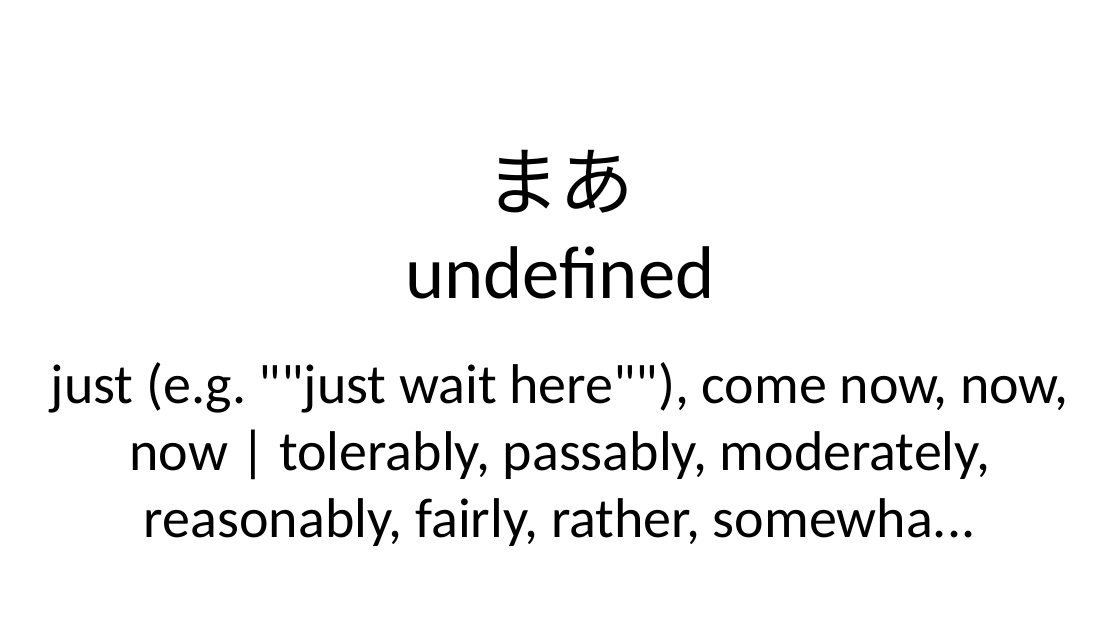
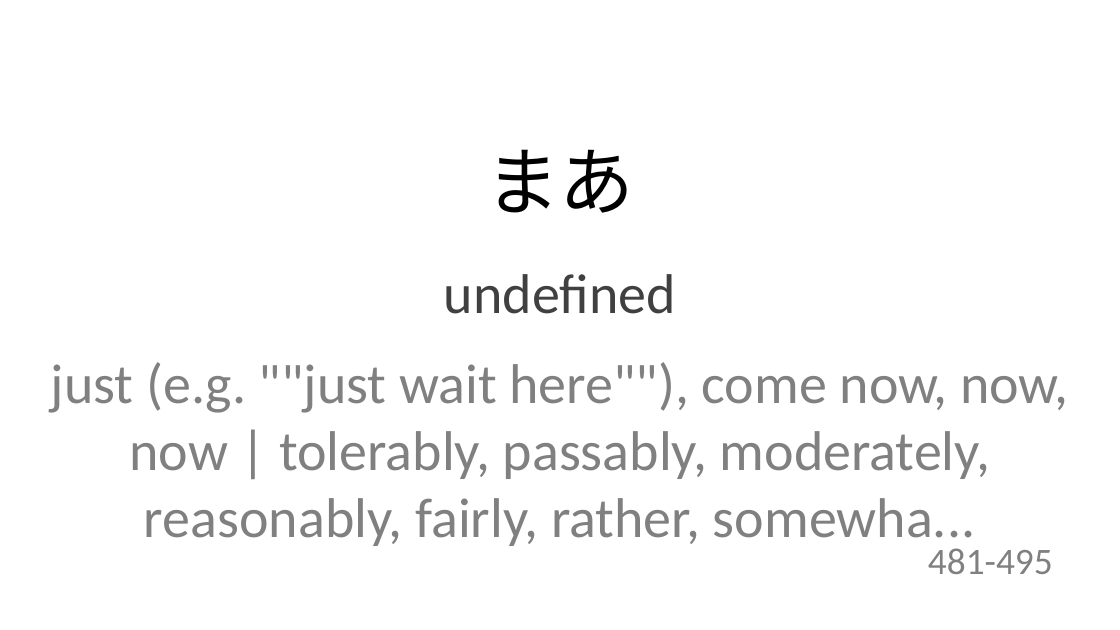
Before and after one commit to ariqRam/ankislide, a slide deck: slide 5 of 10|2-6/2023-10-3/goi-new.pptx. Drawn at 1120x630 pixels with LibreOffice and Linux fonts; fonts in the diff are those of the drawing. Boxes give left, top, right and bottom in pixels: in the first picture for what was removed or moved away, otherwise in the second. Text is boxed around its words. In the diff, an @@ line names an element or a change of style, - is before the commit and + after.

```diff
--- a/10|2-6/2023-10-3/goi-new.pptx
+++ b/10|2-6/2023-10-3/goi-new.pptx
@@ text "まあ": place and size @@
-text "まあ" at box(405, 149, 714, 299)
+text "まあ" at box(485, 149, 634, 213)
@@ text at box(405, 246, 714, 299): paragraph removed @@
-undefined
@@ text added at box(444, 274, 676, 314), 36 pt, text #404040 @@
+undefined
@@ text "just (e.g. ""just wait here""), ..." at box(51, 362, 1068, 550): text colour #000000 to #808080 @@
@@ text "481-495": place and size @@
-text "481-495" at box(0, 560, 896, 630)
+text "481-495" at box(928, 548, 1053, 574)
@@ text "481-495" at box(928, 548, 1053, 574): text colour #000000 to #808080; alignment left to right @@
```
Also in this commit, not shown: 14 other slides changed, 39 other files.
